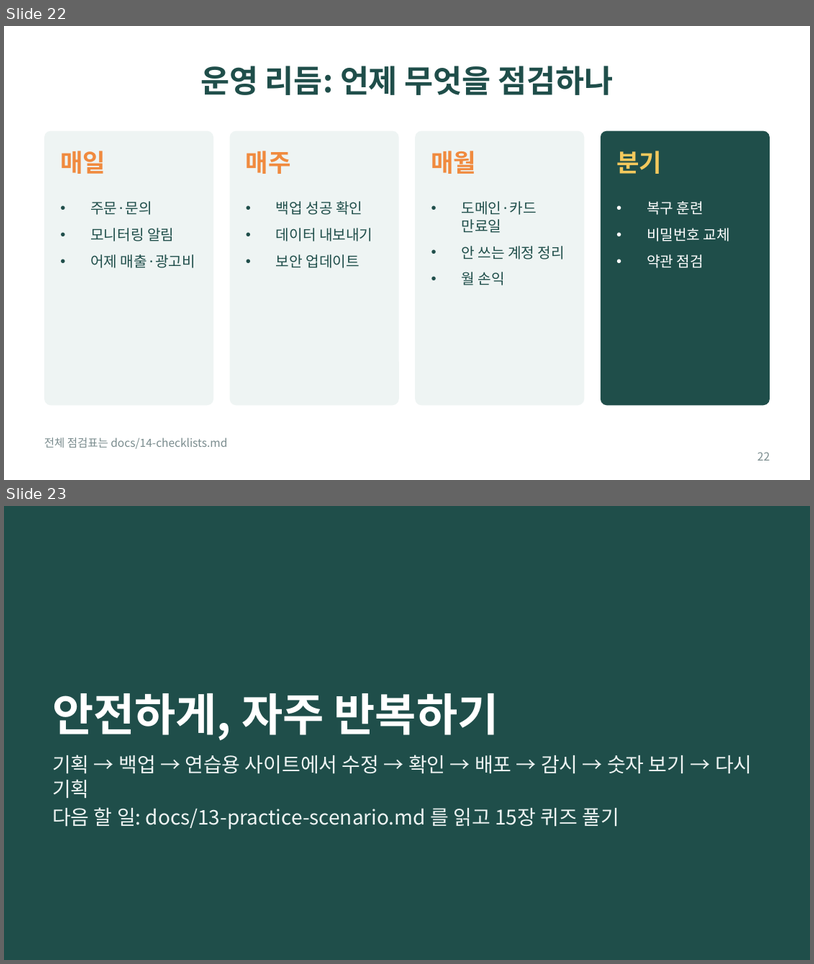
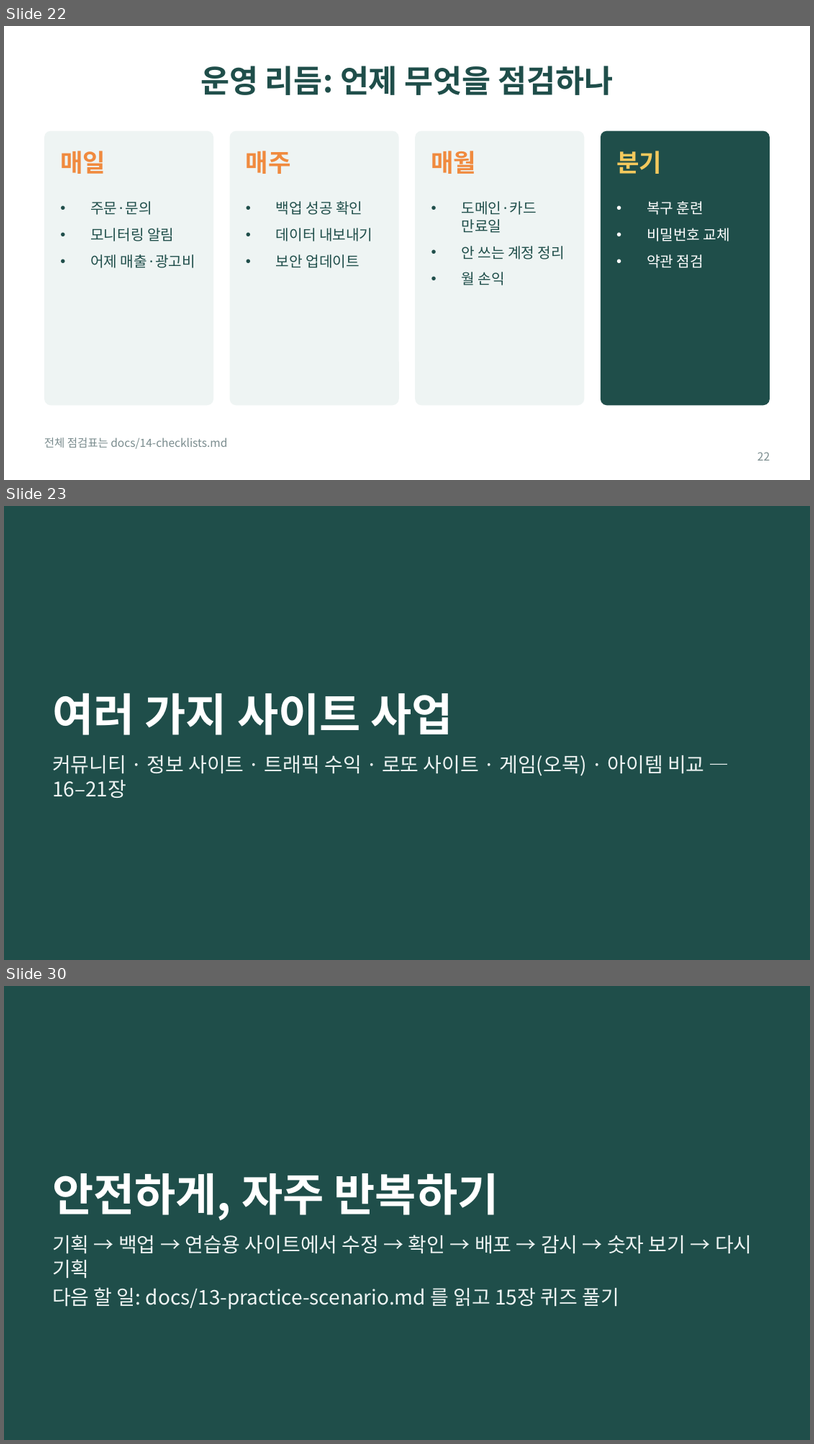
Before and after one commit to bincodin-ko/stanford-study, a slide deck: slides/internet-business-101.pptx. Shown one above the other, each under a label of ours: slides 22 and 23 before the commit, slides 22, 23 and 30 after it; the slides between them are not shown. The pictures are 814x964 and 814x1444 pixels, drawn with LibreOffice and Linux fonts; fonts in the diff are those of the drawing. Boxes give left, top, right and bottom in pixels: in the first picture for what was removed or moved away, otherwise in the second. Text is boxed around its words. In the diff, an @@ line names an element or a change of style, - is before the commit and + after.

```diff
--- a/slides/internet-business-101.pptx
+++ b/slides/internet-business-101.pptx
@@ slide 23 added at (x1=4, y1=506, x2=810, y2=960), background #1F4E4A @@
@@ title added at (x1=52, y1=692, x2=453, y2=735), 40 pt, text #FFFFFF, bold @@
+여러 가지 사이트 사업
@@ text added at (x1=52, y1=755, x2=705, y2=798), 18 pt, text #EEF4F3 @@
+커뮤니티 · 정보 사이트 · 트래픽 수익 · 로또 사이트 · 게임(오목) · 아이템 비교 — 16–21장
@@ what was slide 23 is now slide 30 @@
```
Also in this commit, not shown: 6 other slides added, 9 other files.
